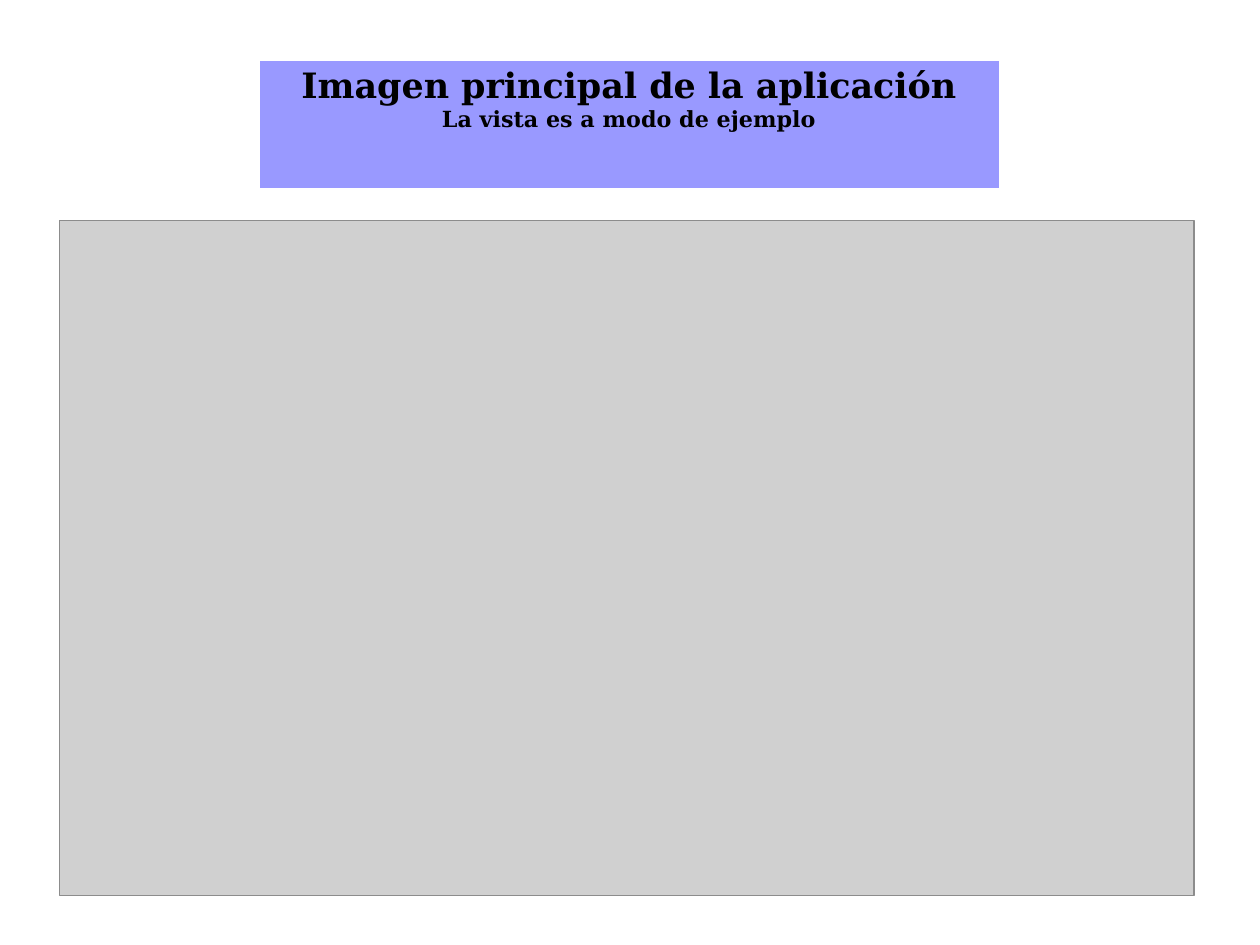
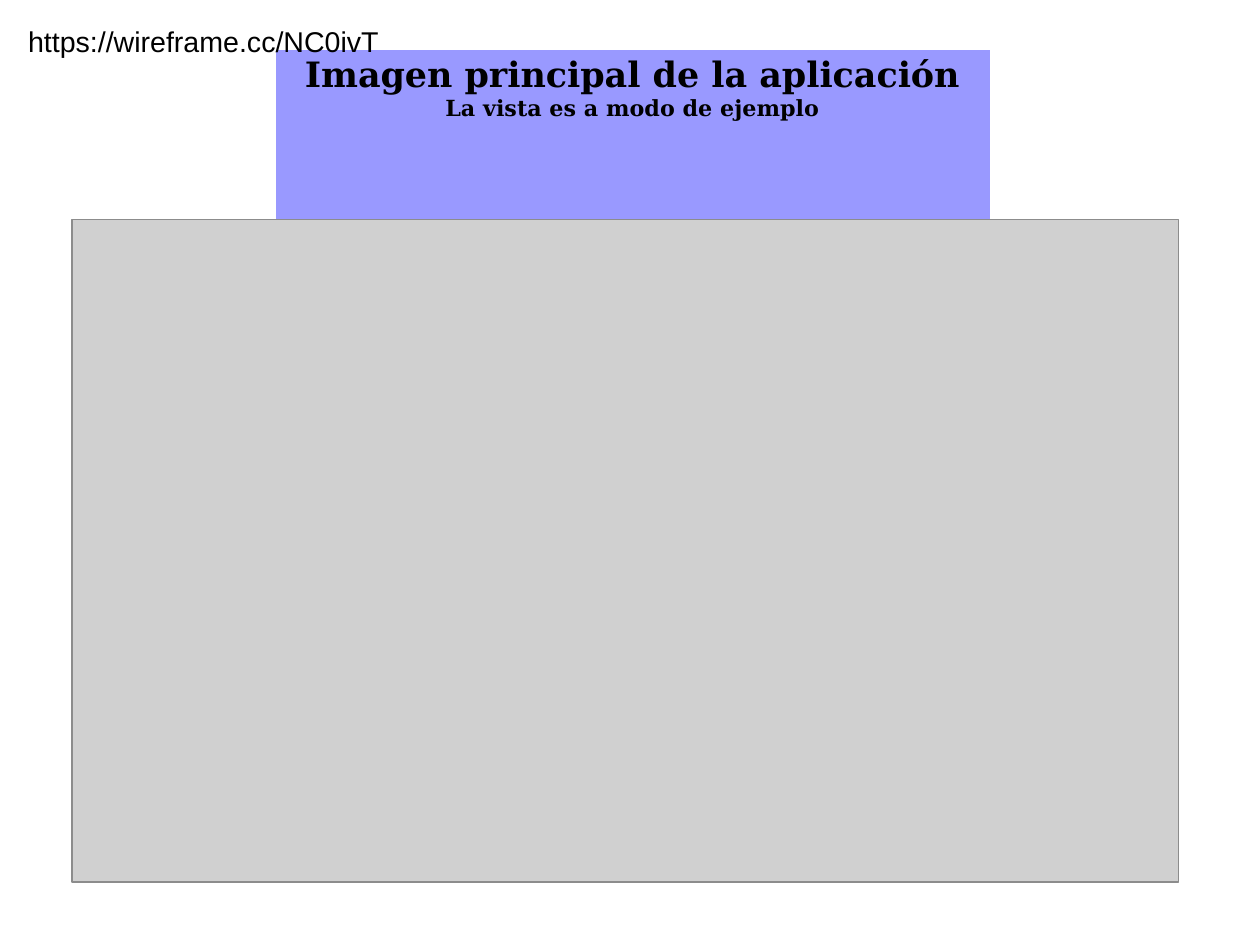
Before and after one commit to mariomaidana/MeteleOnda, a slide deck: slide 1 of MockupsLaboratrio/PresentacionMockupsLaboratori.odp. Drawn at 1260x945 pixels with LibreOffice and Linux fonts; fonts in the diff are those of the drawing; grey boxes stand for pictures. Boxes give left, top, right and bottom in pixels: in the first picture for what was removed or moved away, otherwise in the second. Text is boxed around its words. In the diff, an @@ line names an element or a change of style, - is before the commit and + after.

```diff
--- a/MockupsLaboratrio/PresentacionMockupsLaboratori.odp
+++ b/MockupsLaboratrio/PresentacionMockupsLaboratori.odp
@@ text added at [28, 31, 379, 57], 18 pt, text #000000 @@
+https://wireframe.cc/NC0ivT
@@ table: place and size @@
-table at [260, 61, 999, 189]
+table at [274, 49, 990, 230]
@@ picture: place and size @@
-picture at [59, 221, 1194, 896]
+picture at [72, 220, 1180, 882]
```
Also in this commit, not shown: 1 other slide changed, 3 slides added, 1 slide removed, 6 other files.
